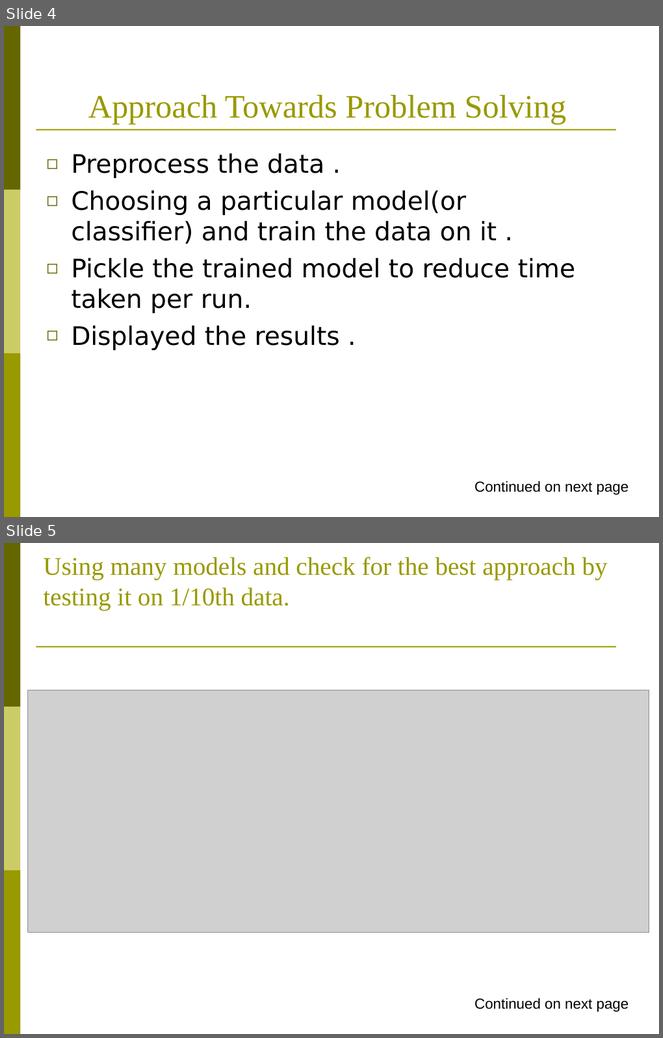
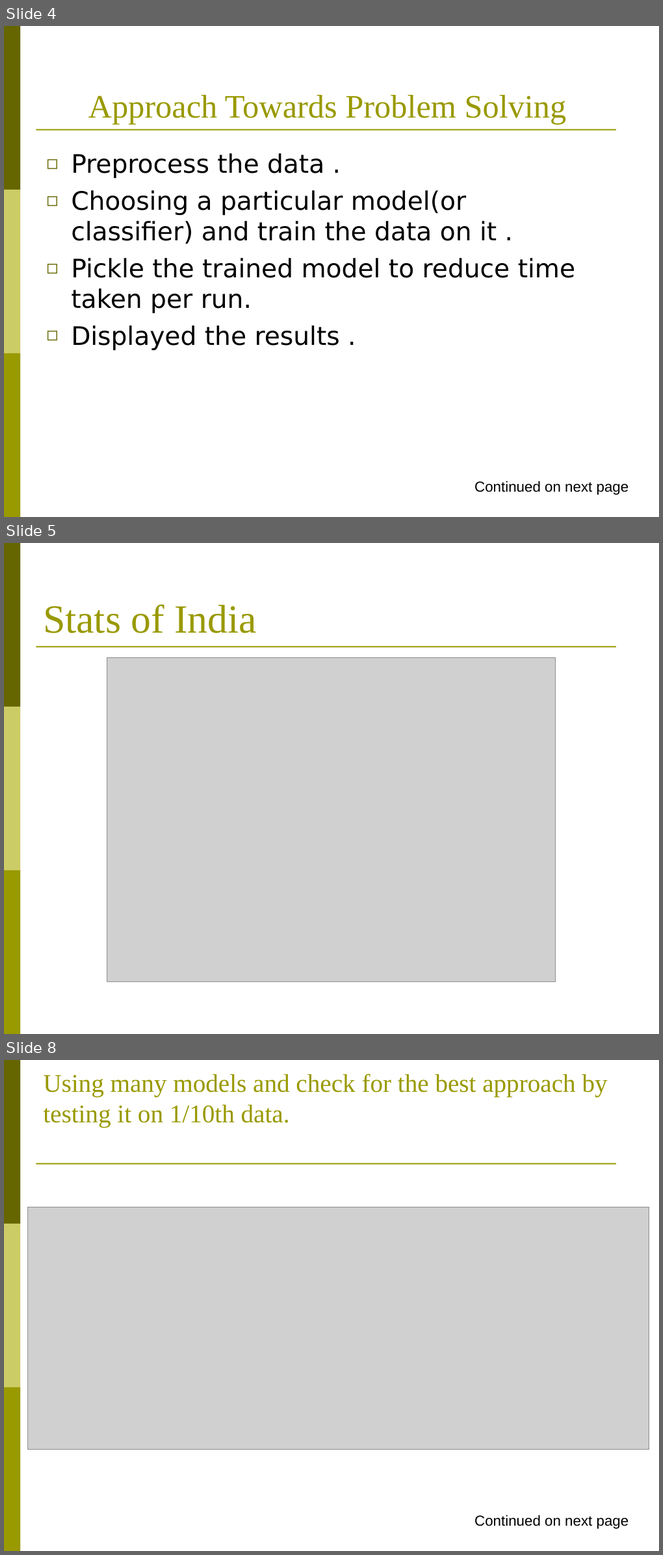
Before and after one commit to harrypotter0/diabetics-detector, a slide deck: diabetes-detector.odp. Shown one above the other, each under a label of ours: slides 4 and 5 before the commit, slides 4, 5 and 8 after it; the slides between them are not shown. The pictures are 663x1038 and 663x1555 pixels, drawn with LibreOffice and Linux fonts; fonts in the diff are those of the drawing; grey boxes stand for pictures. Boxes give left, top, right and bottom in pixels: in the first picture for what was removed or moved away, otherwise in the second. Text is boxed around its words. In the diff, an @@ line names an element or a change of style, - is before the commit and + after.

```diff
--- a/diabetes-detector.odp
+++ b/diabetes-detector.odp
@@ slide 5 added at bbox=[4, 543, 659, 1034], background #FFFFFF; not listed: 4 template elements that a slide beside it also shows @@
@@ title added at bbox=[43, 604, 256, 633], 44 pt, text #999900 @@
+Stats of India
@@ picture added at bbox=[107, 657, 556, 982] @@
@@ what was slide 5 is now slide 8 @@
```
Also in this commit, not shown: 2 other slides added, 4 other files.
